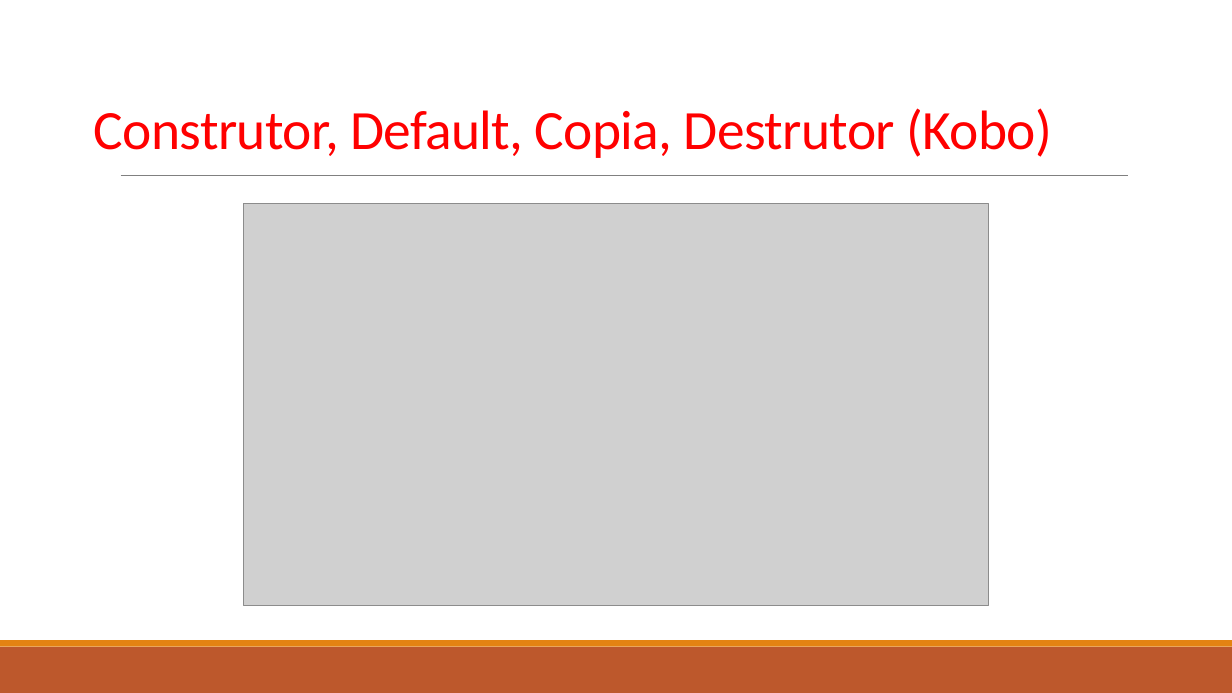
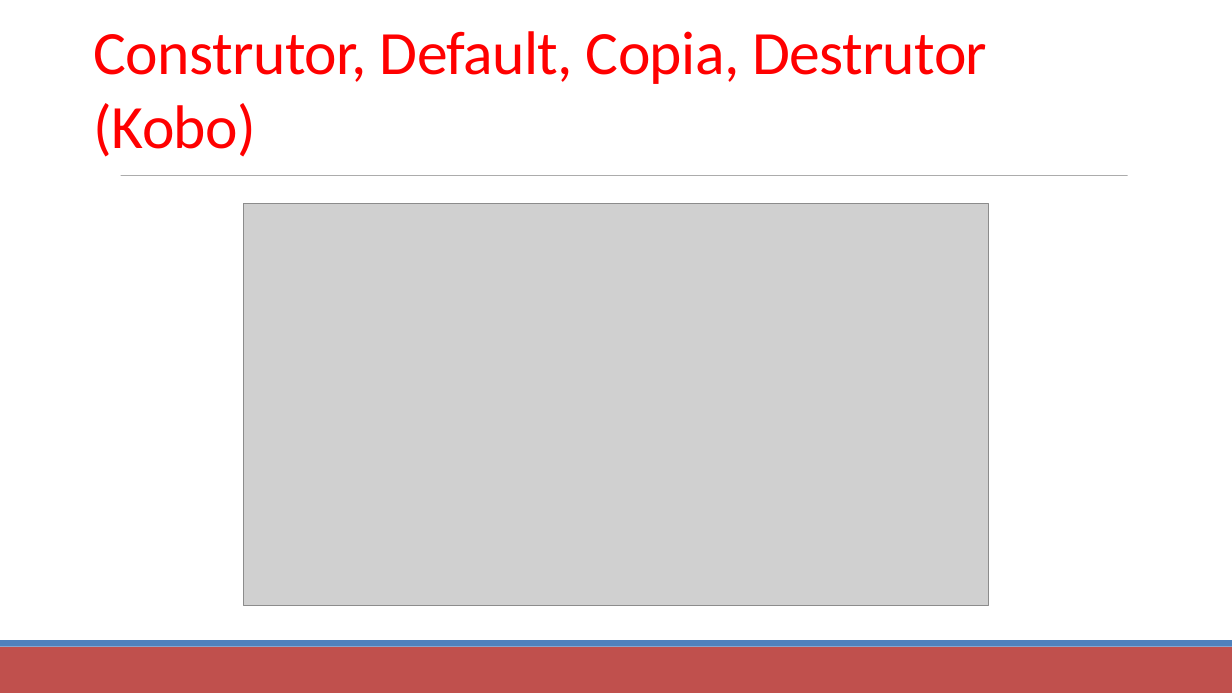
Before and after one commit to R-ronivaldo/LeitorDigital-Polimorfismo-, a slide deck: slide 11 of Requisitos Polimorfismo (1).pptx. Drawn at 1232x693 pixels with LibreOffice and Linux fonts; fonts in the diff are those of the drawing; grey boxes stand for pictures. Boxes give left, top, right and bottom in pixels: in the first picture for what was removed or moved away, otherwise in the second. Text is boxed around its words. In the diff, an @@ line names an element or a change of style, - is before the commit and + after.

```diff
--- a/Requisitos Polimorfismo (1).pptx
+++ b/Requisitos Polimorfismo (1).pptx
@@ text "Construtor, Default, Copia, Destrutor (Kobo)" at box(94, 31, 987, 157): size 43.2 to 48 pt; line spacing 0.85 to 1 @@
@@ line (121, 176) - (1128, 176): stroke #808080 0.5 pt to #808080 0.51 pt @@
@@ rectangle at box(0, 647, 1232, 693): fill #BD582C to #C0504D @@
@@ rectangle at box(0, 640, 1232, 647): fill #E48312 to #4F81BD @@
```
Also in this commit, not shown: 15 other slides changed.
